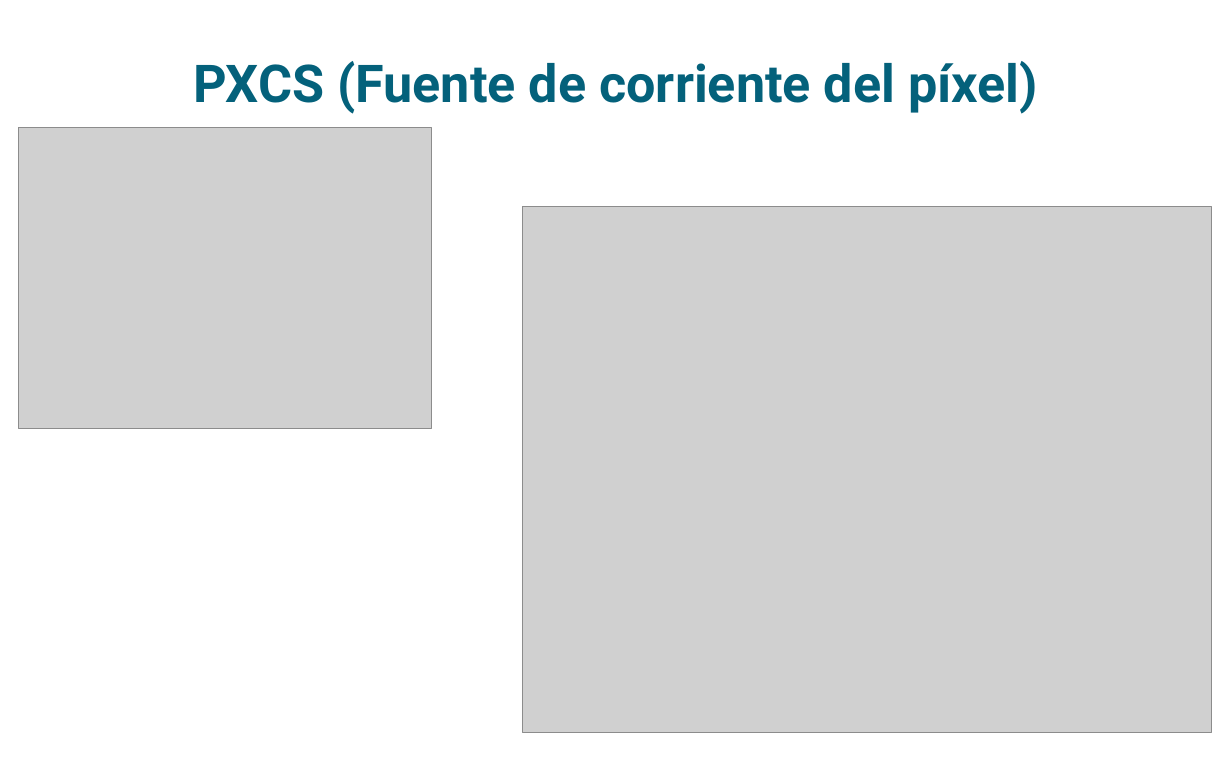
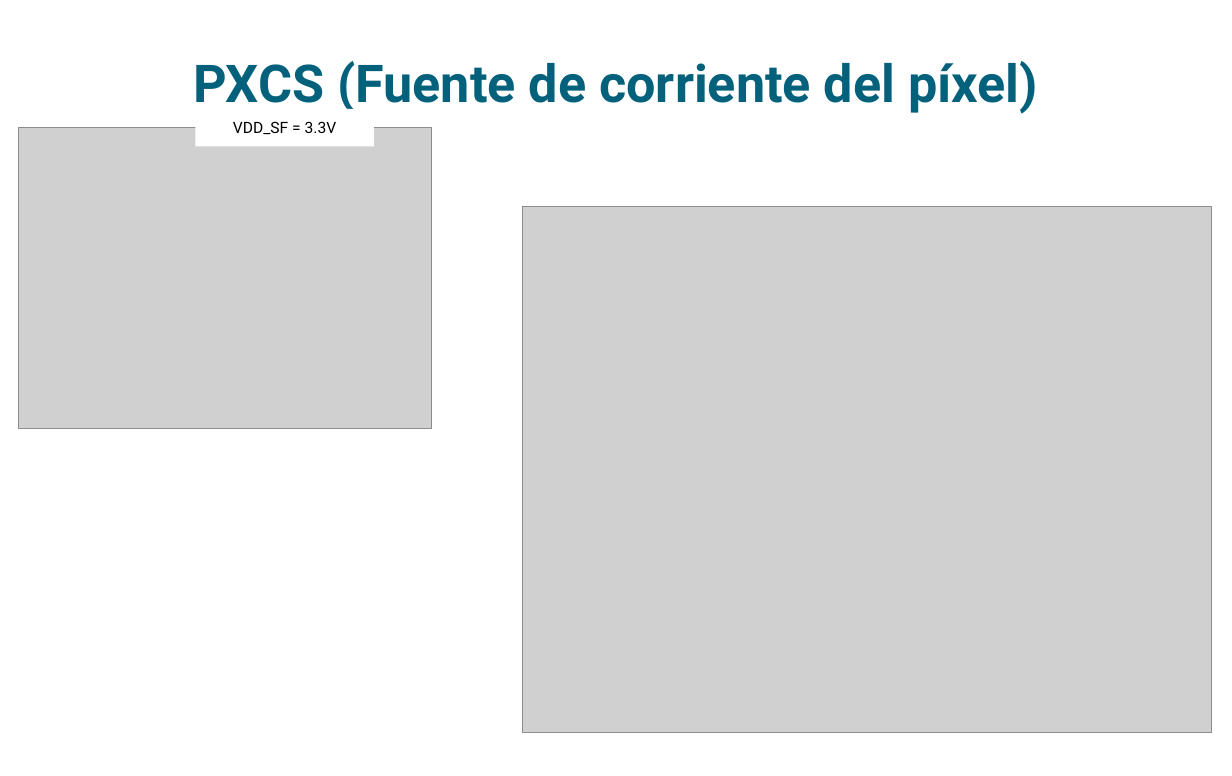
Before and after one commit to cmolinaord/TFG, a slide deck: slide 6 of exposition/expo.odp. Drawn at 1232x776 pixels with LibreOffice and Linux fonts; fonts in the diff are those of the drawing; grey boxes stand for pictures; background and template pictures are left out. Boxes give left, top, right and bottom in pixels: in the first picture for what was removed or moved away, otherwise in the second. Text is boxed around its words. In the diff, an @@ line names an element or a change of style, - is before the commit and + after.

```diff
--- a/exposition/expo.odp
+++ b/exposition/expo.odp
@@ rectangle added at (195,109,374,146), fill #FFFFFF, 12 pt, text #000000 @@
+VDD_SF = 3.3V
```
Also in this commit, not shown: 3 slides added, 1 slide removed.
